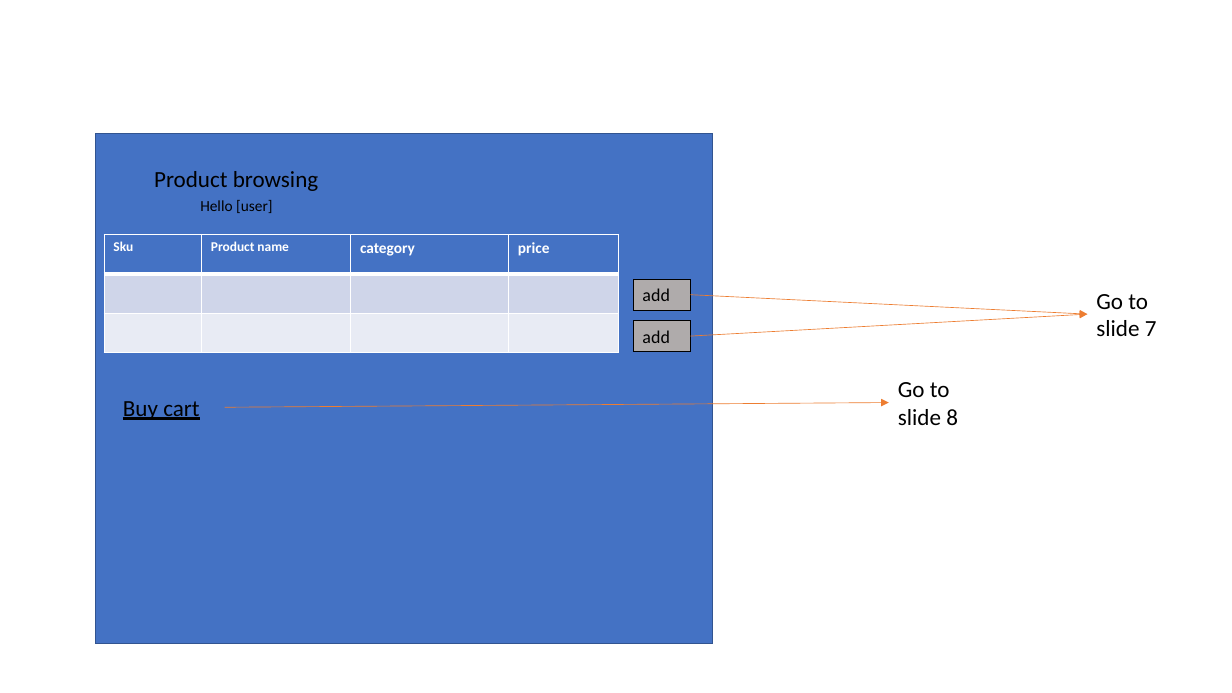
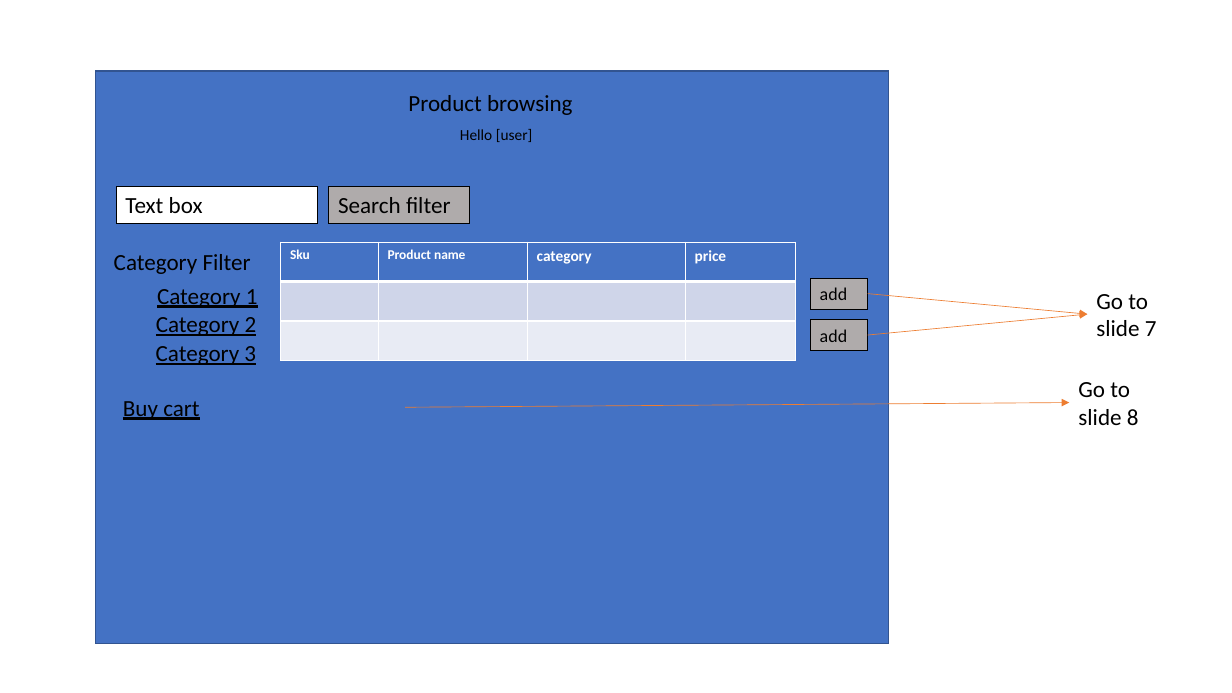
Before and after one commit to jleovao/CSE135, a slide deck: slide 6 of WireDiagram.pptx. Drawn at 1232x693 pixels with LibreOffice and Linux fonts; fonts in the diff are those of the drawing. Boxes give left, top, right and bottom in pixels: in the first picture for what was removed or moved away, otherwise in the second. Text is boxed around its words. In the diff, an @@ line names an element or a change of style, - is before the commit and + after.

```diff
--- a/WireDiagram.pptx
+++ b/WireDiagram.pptx
@@ rectangle: place and size @@
-rectangle at box(95, 133, 712, 643)
+rectangle at box(95, 71, 888, 644)
@@ text "Product browsing": place and size @@
-text "Product browsing" at box(154, 171, 318, 191)
+text "Product browsing" at box(408, 95, 572, 115)
@@ text "Hello [user]": place and size @@
-text "Hello [user]" at box(200, 200, 272, 213)
+text "Hello [user]" at box(460, 129, 532, 142)
@@ rectangle added at box(116, 186, 317, 223), fill #FFFFFF, outline #000000 0.75 pt, 18 pt, text #000000 @@
+Text box
@@ rectangle added at box(329, 186, 470, 223), fill #AFABAB, outline #000000 0.75 pt, 18 pt, text #000000 @@
+Search filter
@@ text added at box(114, 254, 251, 274), 18 pt, text #000000 @@
+Category Filter
@@ table: place and size @@
-table at box(104, 235, 619, 353)
+table at box(281, 242, 796, 360)
@@ text added at box(157, 289, 258, 308), 18 pt, text #000000, underline @@
+Category 1
@@ arrow moved from (690, 295) - (1088, 314) to (868, 294) - (1088, 314) @@
@@ text added at box(156, 317, 257, 336), 18 pt, text #000000, underline @@
+Category 2
@@ arrow moved from (690, 336) - (1088, 314) to (868, 335) - (1088, 314) @@
@@ text added at box(156, 346, 256, 365), 18 pt, text #000000, underline @@
+Category 3
@@ 2 rectangles, 1 text, 1 arrow: place and size @@
-2 rectangles, 1 text, 1 arrow at box(225, 279, 958, 425)
+2 rectangles, 1 text, 1 arrow at box(405, 278, 1139, 425)
```
Also in this commit, not shown: 1 other slide changed.
